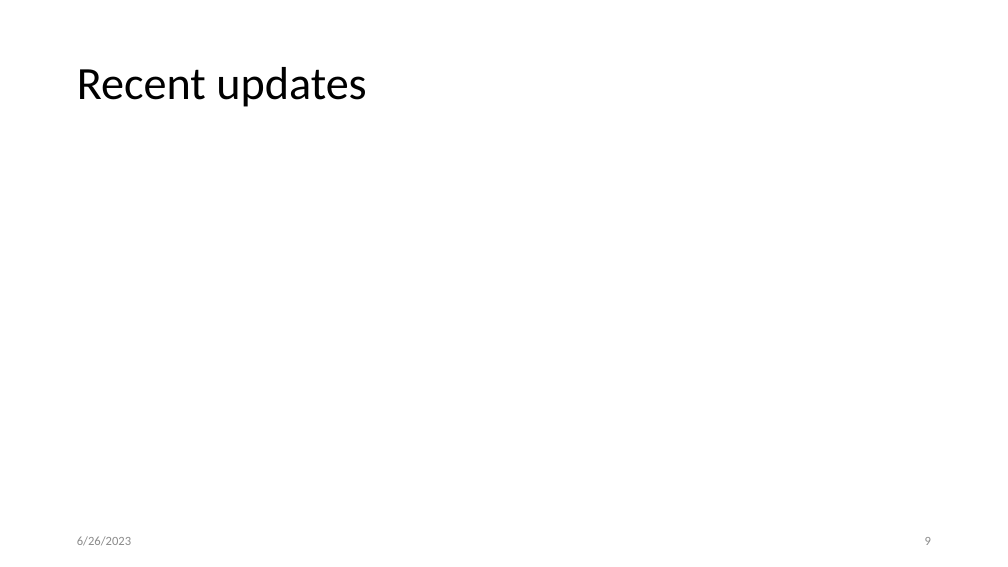
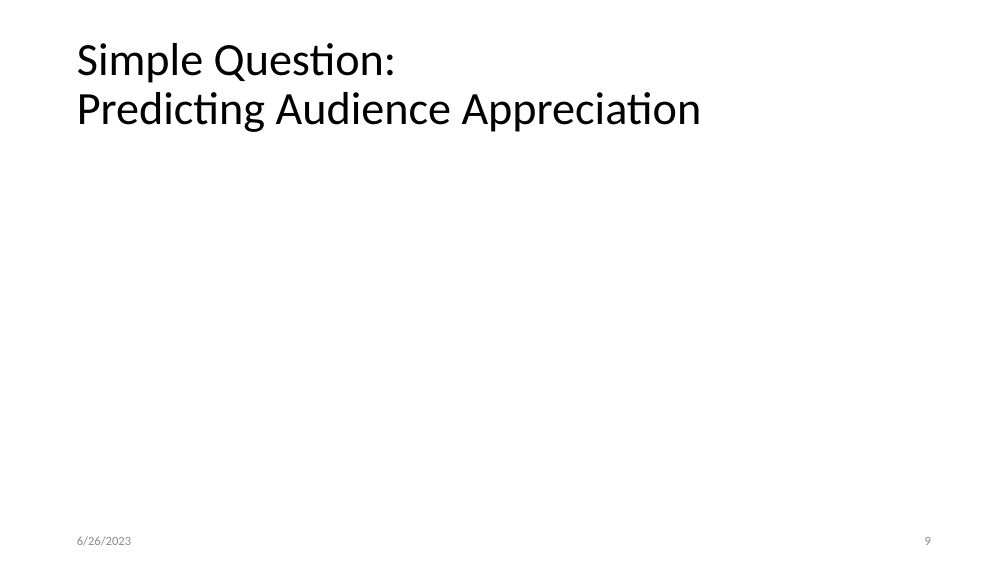
Before and after one commit to kwchurch/JSALT_Better_Together, a slide deck: slide 9 of slides/July5/July5.pptx. Drawn at 1008x567 pixels with LibreOffice and Linux fonts; fonts in the diff are those of the drawing; grey boxes stand for pictures. Boxes give left, top, right and bottom in pixels: in the first picture for what was removed or moved away, otherwise in the second. Text is boxed around its words. In the diff, an @@ line names an element or a change of style, - is before the commit and + after.

```diff
--- a/slides/July5/July5.pptx
+++ b/slides/July5/July5.pptx
@@ title at <box>77,43,702,132</box>: text changed @@
-Recent updates
+Simple Question:
+Predicting Audience Appreciation
```
Also in this commit, not shown: 3 other slides changed, 3 slides added, 2 other files.
